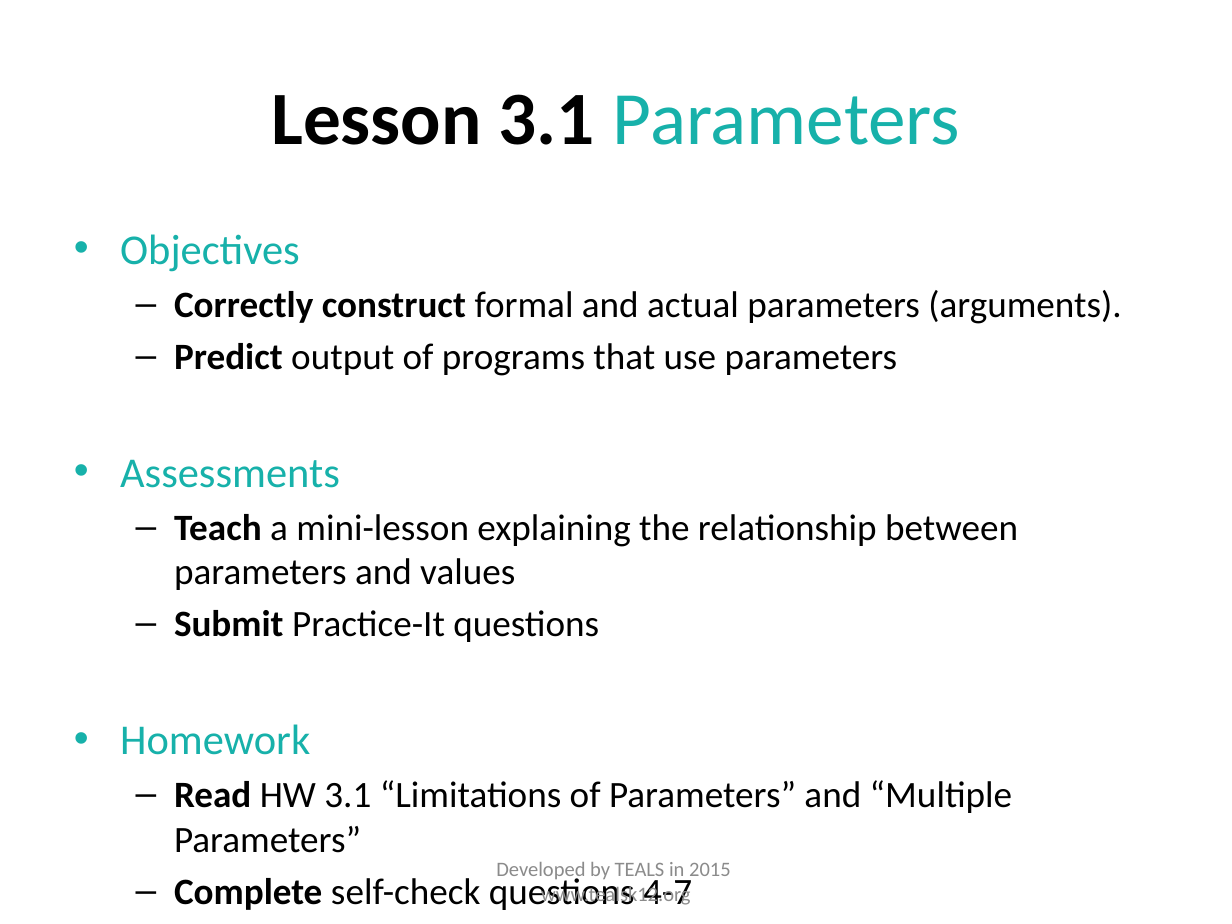
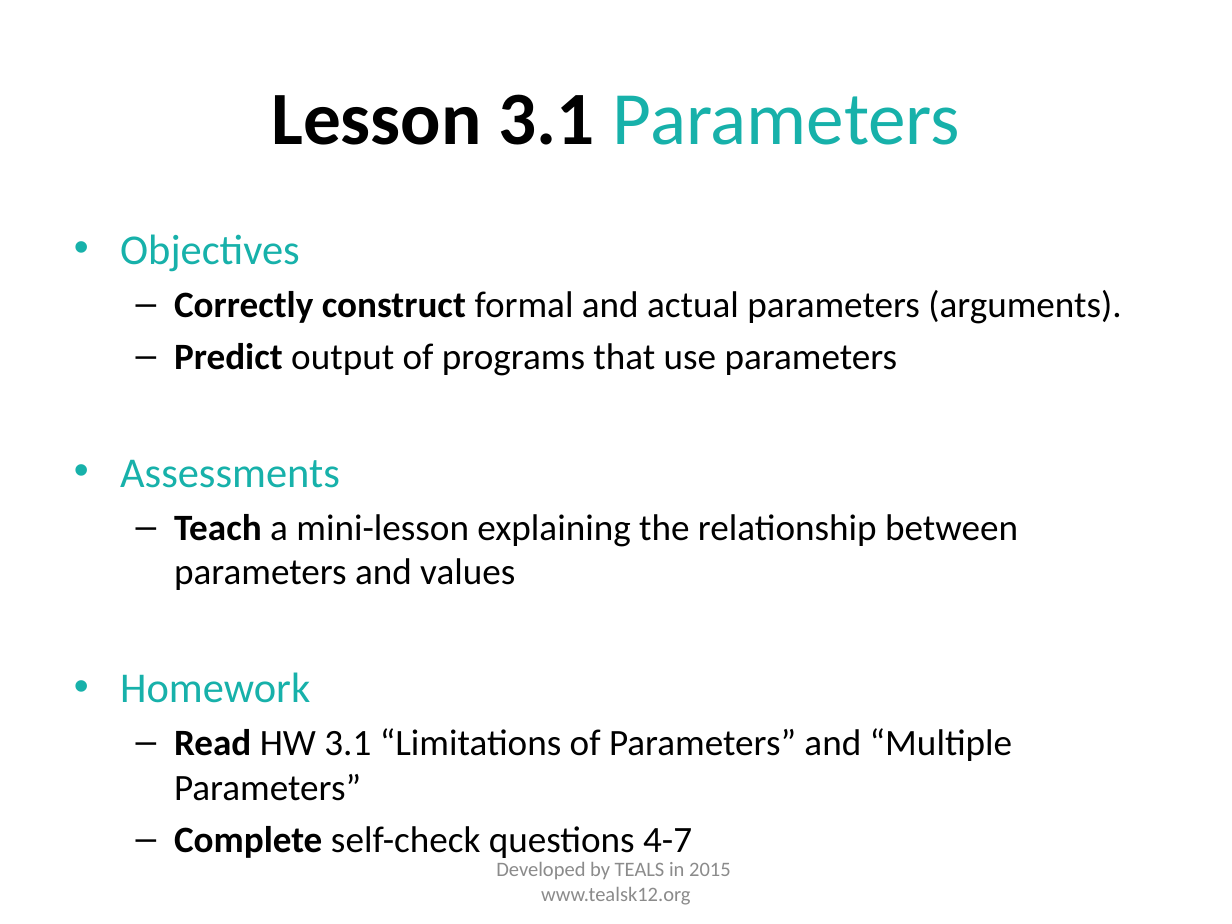
Before and after one commit to TEALSK12/apcsa-public, a slide deck: slide 2 of curriculum/Unit3/Unit 3 Slides.pptx. Drawn at 1232x924 pixels with LibreOffice and Linux fonts; fonts in the diff are those of the drawing. Boxes give left, top, right and bottom in pixels: in the first picture for what was removed or moved away, otherwise in the second. Text is boxed around its words. In the diff, an @@ line names an element or a change of style, - is before the commit and + after.

```diff
--- a/curriculum/Unit3/Unit 3 Slides.pptx
+++ b/curriculum/Unit3/Unit 3 Slides.pptx
@@ text at [174, 610, 599, 642]: paragraph removed @@
-  – Submit Practice-It questions
```
Also in this commit, not shown: 5 other slides changed, 12 other files.
